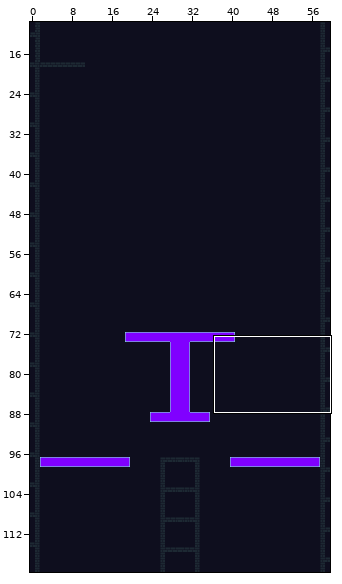
Tiled map: assets/tiles_NEW/tilemap.tmx. The picture above shows the old version from afar; the outline marks the close-up.
Close-up. As it was:
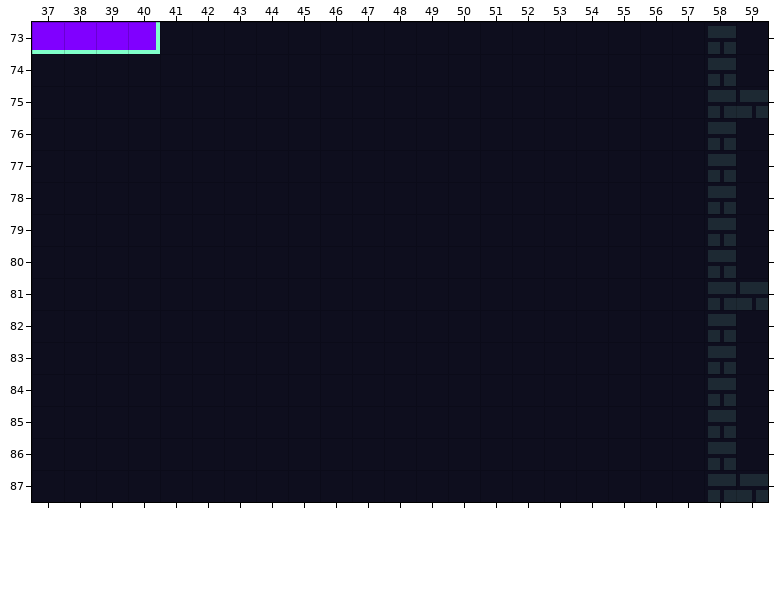
Cells are 8x8 px. Shown: x 37..59, y 73..87. The commit also changed other parts of the map, which this record leaves out.
Once edited:
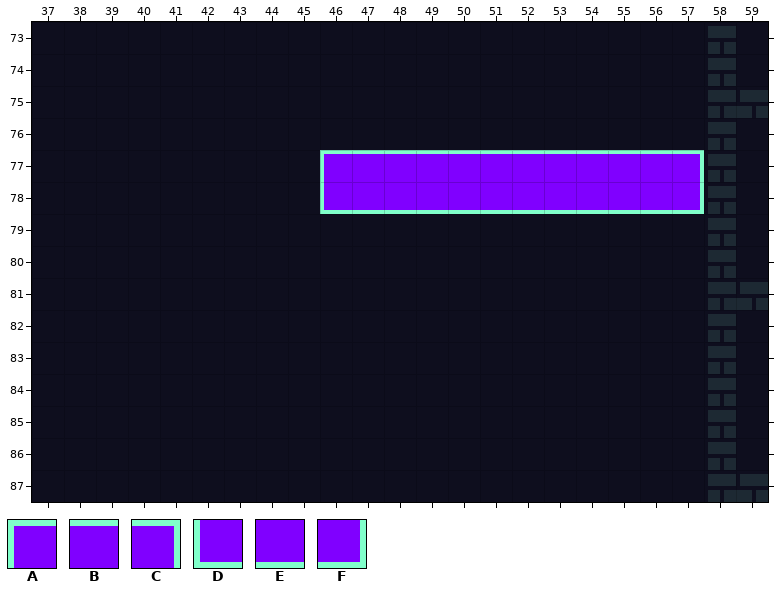
Key: from "tileset": A 286, B 287, C 289, D 346, E 351, F 353.
_ is an empty cell.
Change:
Layer "Blue":
Tile A now appears in row 77 at x 46.
Tile B now appears in row 77 at x 47 to 56.
Tile C now appears in row 77 at x 57.
Tile D now appears in row 78 at x 46.
Tile E now appears in row 78 at x 47 to 56.
Tile F now appears in row 78 at x 57.
Tile E is gone in row 73 at x 37 to 39.
Tile F is gone in row 73 at x 40.
Pixel boxes of the changes (left, top, right, bottom) in both close-ups:
removed: (32, 22, 160, 54)
added: (320, 150, 704, 214)
